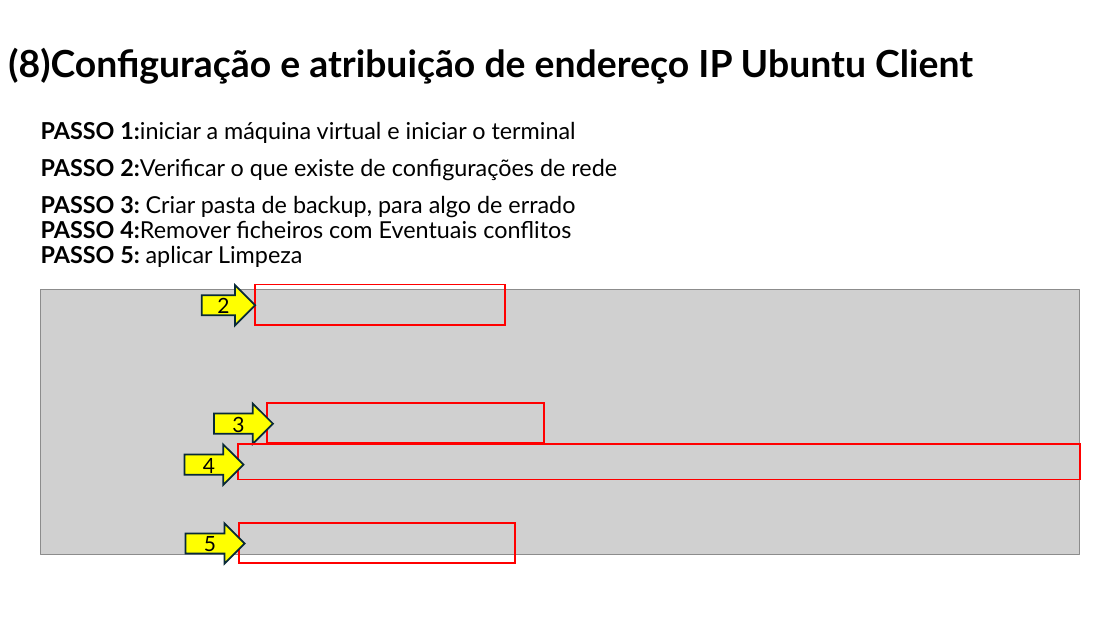
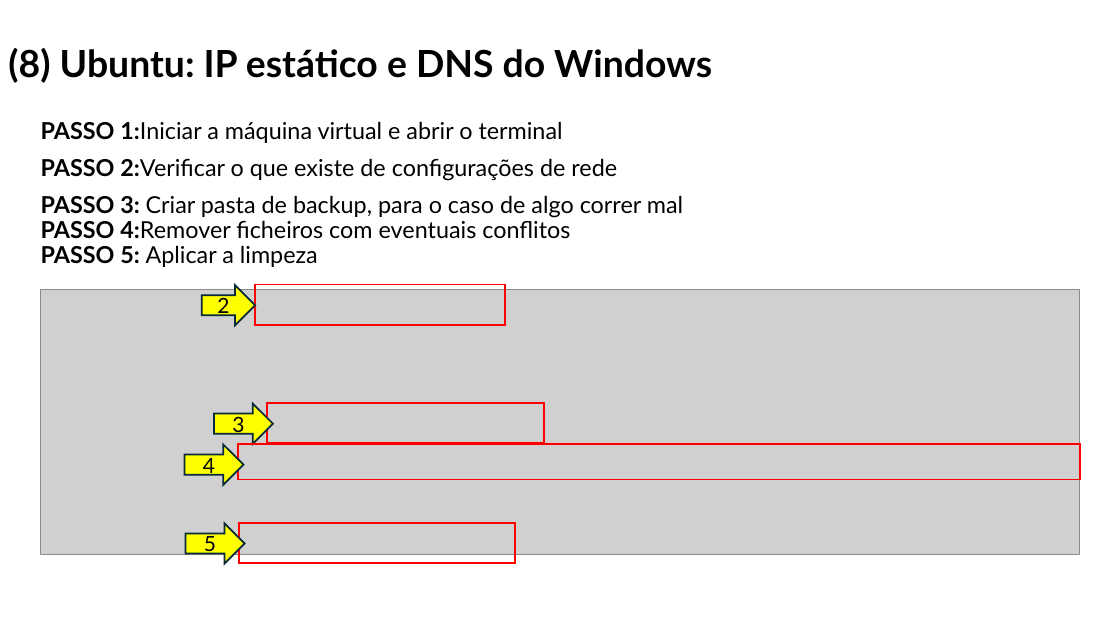
Before and after one commit to orlandonss/TrabalhoSR2, a slide deck: slide 29 of Apresentacoes_Workshop/WORKSHOP WINDOWS AD DS & LINUX SERVICES.pptx. Drawn at 1120x630 pixels with LibreOffice and Linux fonts; fonts in the diff are those of the drawing; grey boxes stand for pictures. Boxes give left, top, right and bottom in pixels: in the first picture for what was removed or moved away, otherwise in the second. Text is boxed around its words. In the diff, an @@ line names an element or a change of style, - is before the commit and + after.

```diff
--- a/Apresentacoes_Workshop/WORKSHOP WINDOWS AD DS & LINUX SERVICES.pptx
+++ b/Apresentacoes_Workshop/WORKSHOP WINDOWS AD DS & LINUX SERVICES.pptx
@@ title at <box>8,48,712,83</box>: text changed @@
-(8)Configuração e atribuição de endereço IP Ubuntu Client
+(8) Ubuntu: IP estático e DNS do Windows
@@ text at <box>41,121,563,143</box>: text changed @@
-PASSO 1:iniciar a máquina virtual e iniciar o terminal
+PASSO 1:Iniciar a máquina virtual e abrir o terminal
@@ text at <box>41,195,683,267</box>: text changed @@
-PASSO 3: Criar pasta de backup, para algo de errado
-PASSO 4:Remover ficheiros com Eventuais conflitos
-PASSO 5: aplicar Limpeza
+PASSO 3: Criar pasta de backup, para o caso de algo correr mal
+PASSO 4:Remover ficheiros com eventuais conflitos
+PASSO 5: Aplicar a limpeza
```
Also in this commit, not shown: 34 other slides changed, 6 slides added, 9 slides removed, 2 other files.
